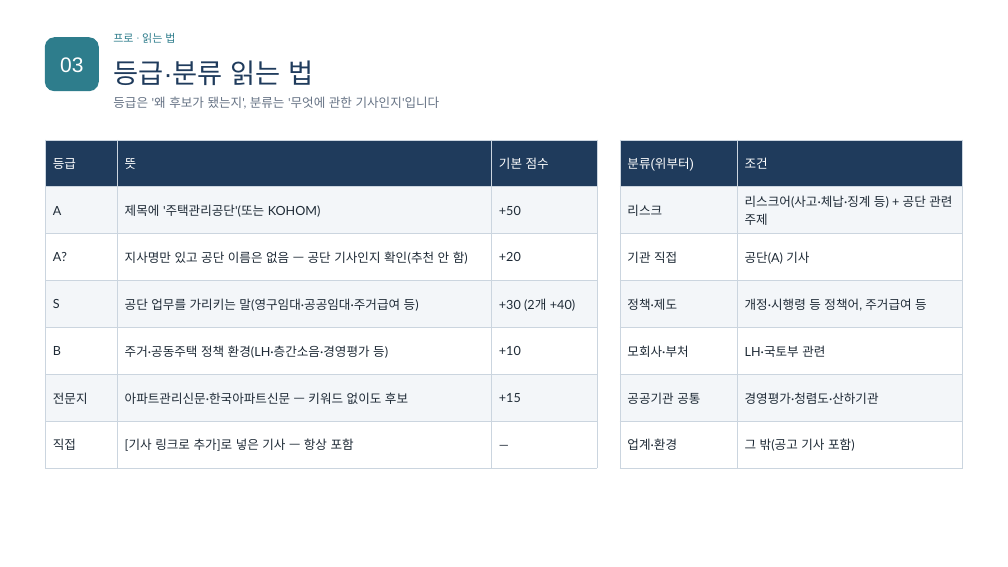
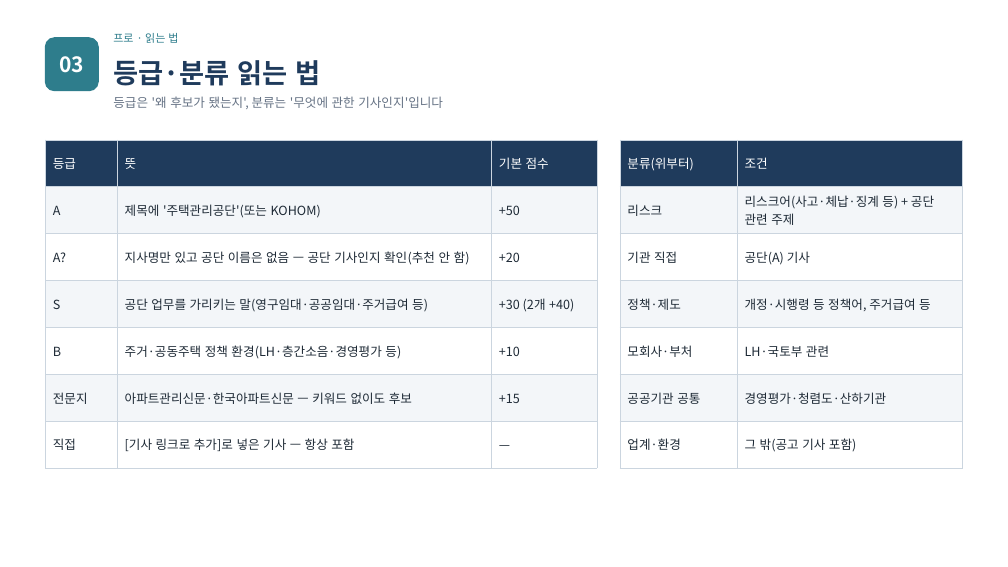
Before and after one commit to kohomkpi-code/news-monitor, a slide deck: slide 12 of docs/manual/2026_KOHOM뉴스룸_사용자매뉴얼_설명자료.pptx. Drawn at 1008x567 pixels with LibreOffice and Linux fonts; fonts in the diff are those of the drawing. Boxes give left, top, right and bottom in pixels: in the first picture for what was removed or moved away, otherwise in the second. Text is boxed around its words. In the diff, an @@ line names an element or a change of style, - is before the commit and + after.

```diff
--- a/docs/manual/2026_KOHOM뉴스룸_사용자매뉴얼_설명자료.pptx
+++ b/docs/manual/2026_KOHOM뉴스룸_사용자매뉴얼_설명자료.pptx
@@ text "03" at [59,56,84,73]: font Arial to Noto Sans CJK KR, bold on @@
@@ text "등급·분류 읽는 법" at [113,60,321,86]: font Arial to Noto Sans CJK KR, bold on @@
@@ text "프로 · 읽는 법" at [113,33,178,43]: font Roboto to Noto Sans CJK KR @@
@@ text "등급은 '왜 후보가 됐는지', 분류는 ..." at [113,96,443,109]: font Lato to Noto Sans CJK KR @@
@@ table at [45,140,597,455] @@
@@ font Roboto to Noto Sans CJK KR in "등급", "뜻", "기본 점수" @@
@@ font Lato to Noto Sans CJK KR @@
@@ table at [620,140,963,456] @@
@@ font Roboto to Noto Sans CJK KR in "분류(위부터)", "조건" @@
@@ font Lato to Noto Sans CJK KR @@
```
Also in this commit, not shown: 21 other slides changed, 6 other files.
